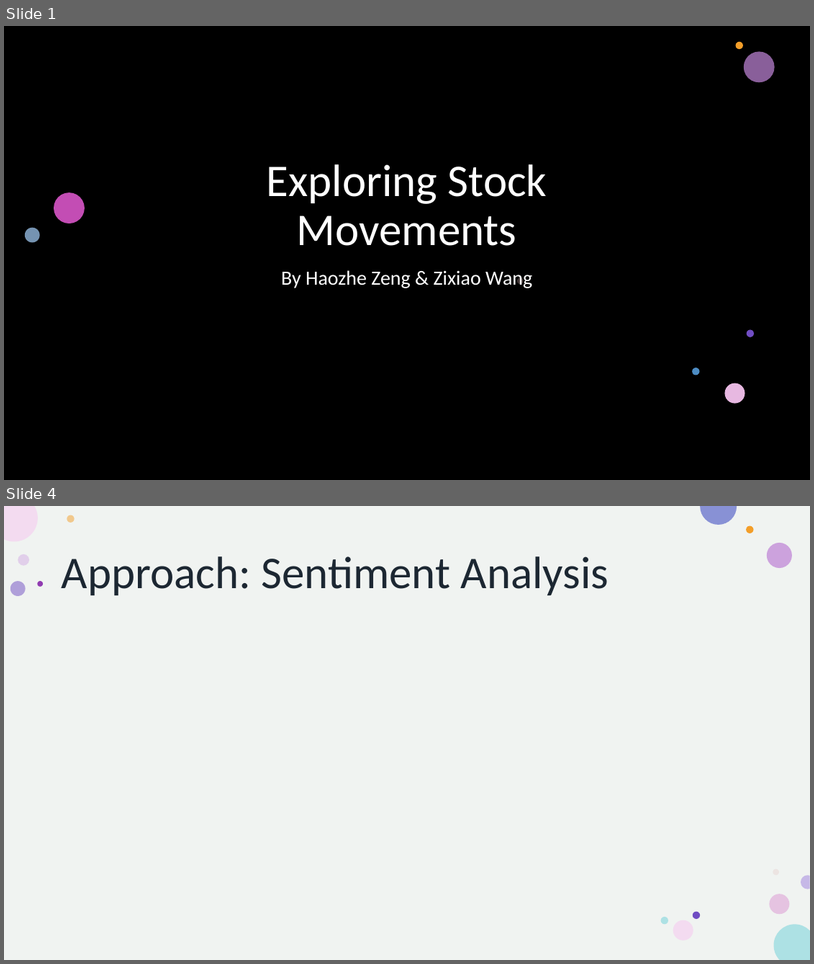
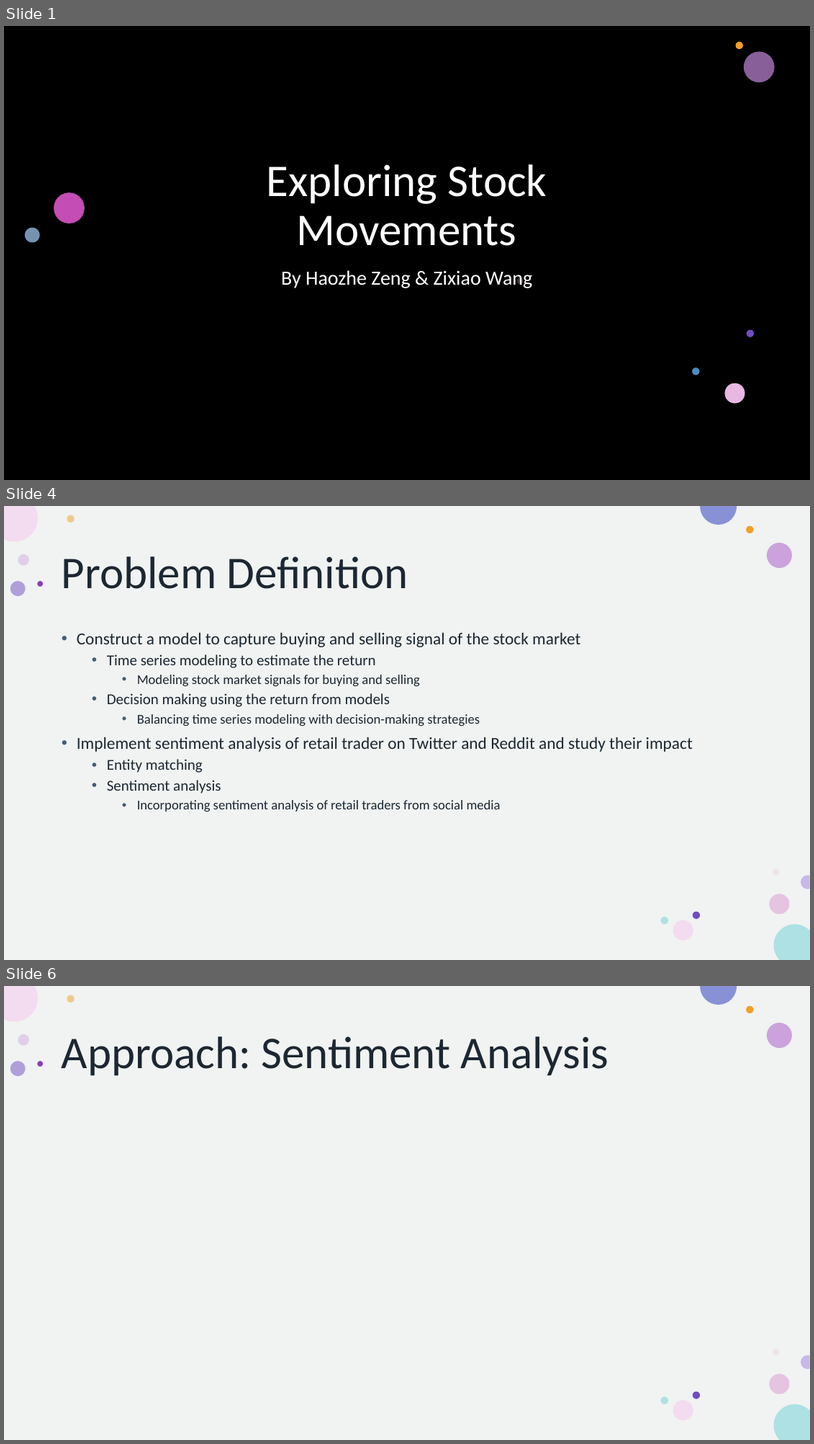
Before and after one commit to howie-zeng/Analyzing-Retail-Sentiment-and-Detecting-Trading-Signals, a slide deck: Presentation.pptx. Shown one above the other, each under a label of ours: slides 1 and 4 before the commit, slides 1, 4 and 6 after it; the slides between them are not shown. The pictures are 814x964 and 814x1444 pixels, drawn with LibreOffice and Linux fonts; fonts in the diff are those of the drawing; background and template pictures are left out; a plain dark background stands for a picture behind light text. Boxes give left, top, right and bottom in pixels: in the first picture for what was removed or moved away, otherwise in the second. Text is boxed around its words. In the diff, an @@ line names an element or a change of style, - is before the commit and + after.

```diff
--- a/Presentation.pptx
+++ b/Presentation.pptx
@@ slide 4 added at bbox=[4, 506, 810, 960], background #FFFFFF; not listed: 16 template elements that a slide beside it also shows @@
@@ title added at bbox=[62, 556, 409, 589], 54 pt, text #1C2732 @@
+Problem Definition
@@ text added at bbox=[77, 632, 693, 811], 16 pt, text #1C2732 @@
+• Construct a model to capture buying and selling signal of the stock market
+  • Time series modeling to estimate the return
+    • Modeling stock market signals for buying and selling
+  • Decision making using the return from models
+    • Balancing time series modeling with decision-making strategies
+• Implement sentiment analysis of retail trader on Twitter and Reddit and study their impact
+  • Entity matching
+  • Sentiment analysis
+    • Incorporating sentiment analysis of retail traders from social media
@@ what was slide 4 is now slide 6 @@
```
Also in this commit, not shown: 2 slides changed, 9 other slides added, 3 slides removed, 4 other files.
